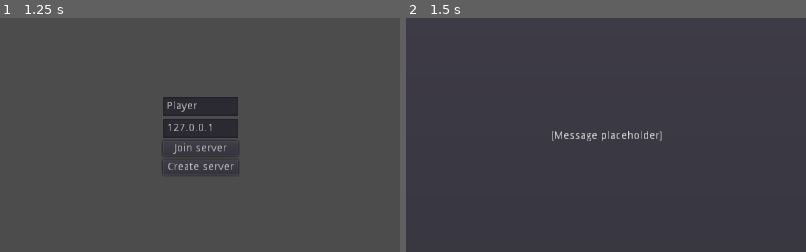
Above: before the commit, frames 1-2 (left to right).
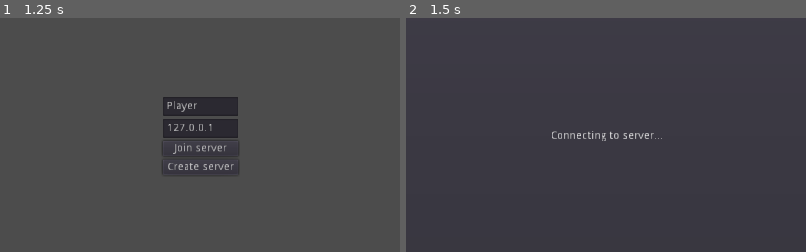
Above: after the commit, the same moments.

Repository: zDonik1/ProjectD
Game: Godot game, scene res://scenes/main.tscn
Same seed, same stepped clock (60 frames per second), same inputs: the game is played once before the commit and once after it.
Inputs (mouse positions are % of the whole screen's width and height, from its top left):
- Up to frame 1 (1.25 s): tap Enter at 0.5 s; move the mouse to (72, 45) at 0.52 s; hold Right (ui_right) from 0.53 s (still down); hold Shift from 0.53 s (still down); click (72, 45) at 0.67 s
- Up to frame 2 (1.5 s): release Right (ui_right) at 1.25 s; release Shift at 1.25 s; click "Join server" at 1.25 s
The pictures show only the part of the screen within x 25-75%, y 25-75%; the shares and areas given below are measured in that part.

Frame 1 is identical in both runs. In frame 2, 0.5% of the frame differs, in the area x 36-64%, y 48-53%.

Commit message:
feat: disconnecting when leaving lobby screen

Diff:
--- a/scenes/main.tscn
+++ b/scenes/main.tscn
@@ -33,7 +33,6 @@
 
 [node name="LobbyScreen" parent="Screens" instance=ExtResource( 9 )]
 visible = false
-navigation_path = NodePath("../../Navigation")
 
 [node name="MessageScreen" parent="Screens" instance=ExtResource( 10 )]
 visible = false
@@ -56,3 +55,4 @@
 [connection signal="peer_removed" from="Lobby" to="Screens/LobbyScreen" method="_on_Lobby_peer_removed"]
 [connection signal="create_server_pressed" from="Screens/MainMenuScreen" to="Coordinator" method="_on_MainMenuScreen_create_server_pressed"]
 [connection signal="join_server_pressed" from="Screens/MainMenuScreen" to="Coordinator" method="_on_MainMenuScreen_join_server_pressed"]
+[connection signal="back_pressed" from="Screens/LobbyScreen" to="Coordinator" method="_on_LobbyScreen_back_pressed"]
--- a/scripts/coordinator.gd
+++ b/scripts/coordinator.gd
@@ -12,13 +12,12 @@
 onready var navigation := get_node(navigation_path) as UiNavigation
 
 
+func _ready():
+	var _u := get_tree().connect("server_disconnected", self, "_on_server_disconnected")
+
 remotesync func _start_game():
 	navigation.hide_all_screens()
 	get_node("../Game").start_game()
-
-
-func _on_lobby_ui_start_game_pressed():
-	rpc("_start_game")
 
 
 func _open_lobby_ui_server():
@@ -26,9 +25,9 @@
 
 	var lobby_screen := _make_instance_of_scene_with_name(ServerLobbyScreenScene, "LobbyScreen") as ServerLobbyScreen
 	lobby_screen.lobby = lobby
-	var _u := lobby_screen.connect("start_game_pressed", self, "_on_lobby_ui_start_game_pressed")
+	var _u := lobby_screen.connect("start_game_pressed", self, "_on_LobbyScreen_start_game_pressed")
+	_u = lobby_screen.connect("back_pressed", self, "_on_LobbyScreen_back_pressed")
 	navigation.add_screen(lobby_screen)
-	lobby_screen.navigation = navigation
 
 	navigation.show_screen("LobbyScreen")
 
@@ -41,6 +40,10 @@
 
 func _initialize_player_name_in_lobby():
 	lobby.info.name = navigation.get_screen("MainMenuScreen").player_name
+
+
+func _on_server_disconnected():
+	navigation.show_screen("MainMenuScreen")
 
 
 func _on_MainMenuScreen_create_server_pressed():
@@ -59,3 +62,12 @@
 
 	yield(get_tree(), "connected_to_server")
 	navigation.show_screen("LobbyScreen")
+
+
+func _on_LobbyScreen_back_pressed():
+	navigation.show_screen("MainMenuScreen")
+	lobby.disconnect_from_network()
+
+
+func _on_LobbyScreen_start_game_pressed():
+	rpc("_start_game")
--- a/scripts/lobby.gd
+++ b/scripts/lobby.gd
@@ -7,7 +7,7 @@
 const DEFAULT_PORT = 65000
 const MAX_CLIENTS = 3
 
-var peer = null
+var peer: NetworkedMultiplayerENet
 var ip_address = "127.0.0.1"
 
 var info = LobbyUtils.make_info_with_name("Player")
@@ -24,15 +24,19 @@
 
 func create_server():
 	_ensure_peer_exists()
-	peer.create_server(DEFAULT_PORT, MAX_CLIENTS)
+	var _u := peer.create_server(DEFAULT_PORT, MAX_CLIENTS)
 	multiplayer.set_network_peer(peer)
 	call_deferred("_register_self")
 
 
 func join_server():
 	_ensure_peer_exists()
-	peer.create_client(ip_address, DEFAULT_PORT)
+	var _u := peer.create_client(ip_address, DEFAULT_PORT)
 	multiplayer.set_network_peer(peer)
+
+
+func disconnect_from_network():
+	peer.close_connection()
 
 
 func _ready():
@@ -57,7 +61,7 @@
 		peer = _make_peer()
 
 
-func _make_peer():
+func _make_peer() -> NetworkedMultiplayerENet:
 	return NetworkedMultiplayerENet.new()
 
 
--- a/scripts/lobby_screen.gd
+++ b/scripts/lobby_screen.gd
@@ -1,11 +1,7 @@
 class_name LobbyScreen
 extends Control
 
-const UiNavigation := preload("res://scripts/navigation.gd")
-
-export var navigation_path: NodePath
-
-onready var navigation := get_node(navigation_path) as UiNavigation
+signal back_pressed
 
 onready var _player_list: ItemList = $PlayerList
 
@@ -36,4 +32,4 @@
 
 
 func _on_Back_pressed():
-	navigation.show_screen("MainMenuScreen")
+	emit_signal("back_pressed")
--- a/scripts/message_screen.gd
+++ b/scripts/message_screen.gd
@@ -1,6 +1,11 @@
 extends Control
 
-export var message := "[Message placeholder]"
+export var message := "[Message placeholder]" setget set_message, get_message
 
-func _ready():
+
+func set_message(var message: String):
 	$Label.text = message
+
+
+func get_message() -> String:
+	return $Label.text
--- a/scripts/server_lobby_screen.gd
+++ b/scripts/server_lobby_screen.gd
@@ -3,6 +3,7 @@
 signal start_game_pressed
 
 var lobby: Lobby
+
 
 func _ready():
 	var _u := lobby.connect("peer_added", self, "_on_Lobby_peer_added")
